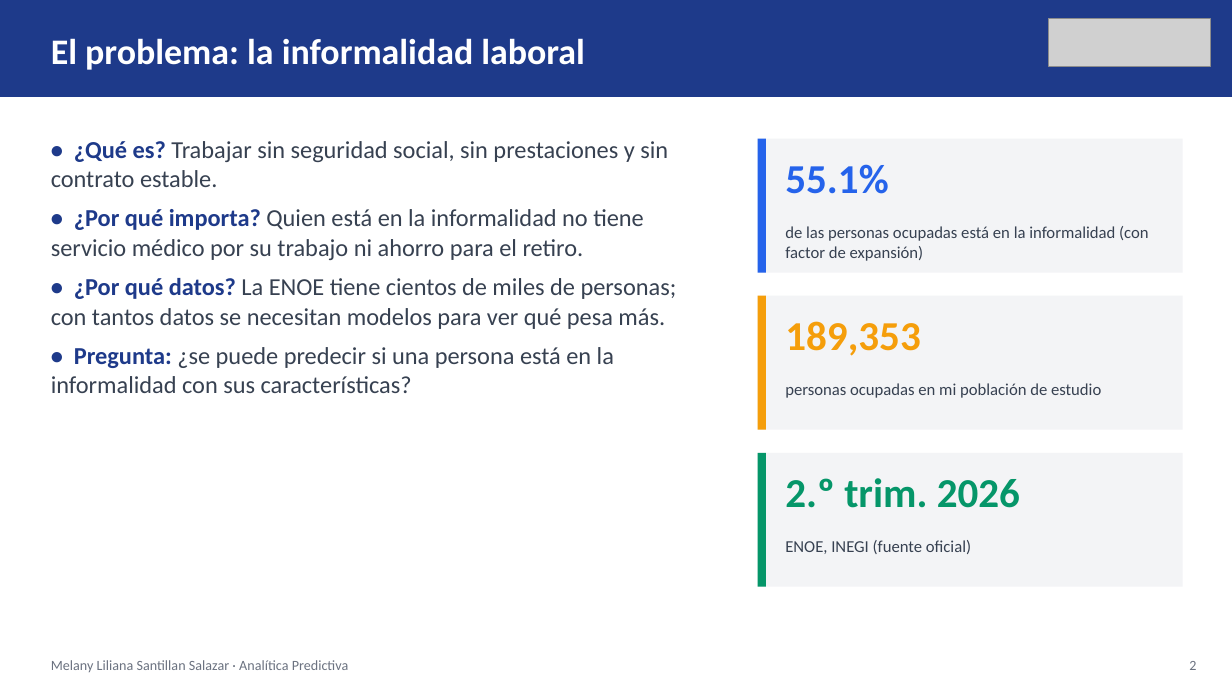
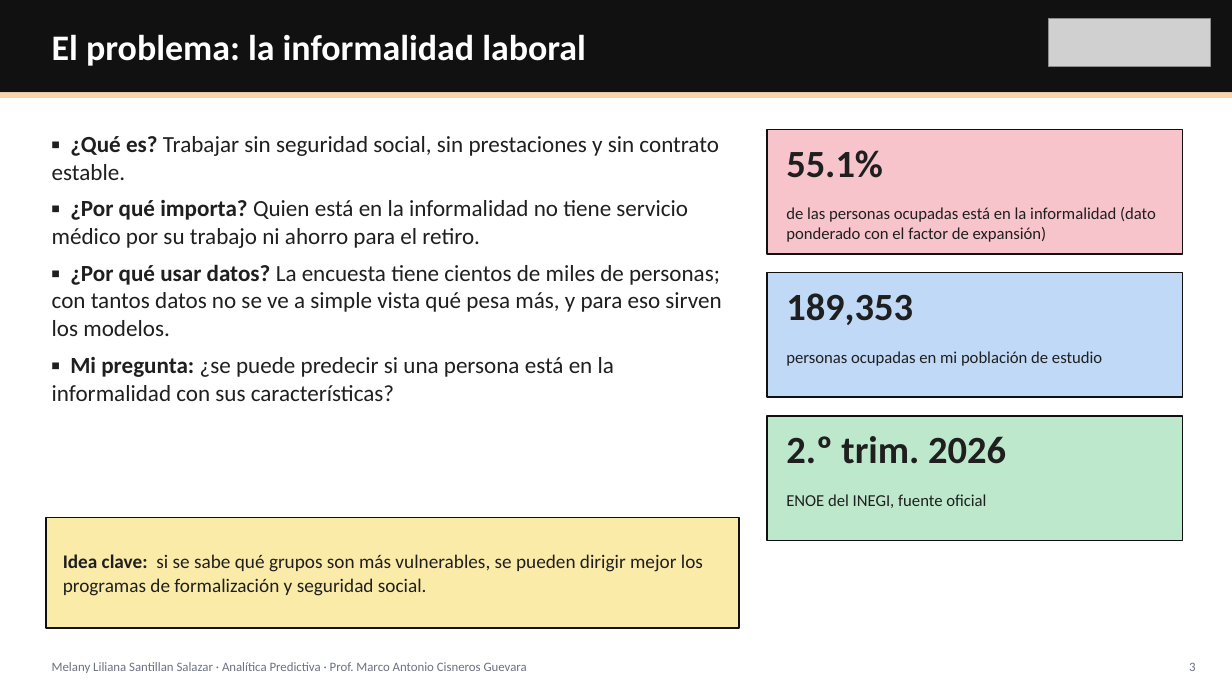
Before and after one commit to ivxnwww/Polymarket-UP-DOWN-5m, a slide deck: slide 3 of proyecto_enoe/Presentacion_Proyecto_ENOE.pptx (slide 2 before the commit). Drawn at 1232x693 pixels with LibreOffice and Linux fonts; fonts in the diff are those of the drawing; grey boxes stand for pictures. Boxes give left, top, right and bottom in pixels: in the first picture for what was removed or moved away, otherwise in the second. Text is boxed around its words. In the diff, an @@ line names an element or a change of style, - is before the commit and + after.

```diff
--- a/proyecto_enoe/Presentacion_Proyecto_ENOE.pptx
+++ b/proyecto_enoe/Presentacion_Proyecto_ENOE.pptx
@@ rectangle: place and size @@
-rectangle at [0, 0, 1232, 97]
+rectangle at [0, 0, 1232, 92]
@@ rectangle at [0, 0, 1232, 92]: fill #1E3A8A to #111111 @@
@@ text "El problema: la informalidad laboral" at [52, 34, 586, 66]: less space between paragraphs @@
@@ rectangle added at [0, 92, 1232, 98], fill #FBD3A8 @@
@@ text at [52, 136, 721, 401]: text changed; size 19 to 18 pt; text colour #374151 to #1F1F1F @@
-• ¿Qué es? Trabajar sin seguridad social, sin prestaciones y sin contrato estable.
-• ¿Por qué importa? Quien está en la informalidad no tiene servicio médico por su trabajo ni ahorro para el retiro.
-• ¿Por qué datos? La ENOE tiene cientos de miles de personas; con tantos datos se necesitan modelos para ver qué pesa más.
-• Pregunta: ¿se puede predecir si una persona está en la informalidad con sus características?
+▪ ¿Qué es? Trabajar sin seguridad social, sin prestaciones y sin contrato estable.
+▪ ¿Por qué importa? Quien está en la informalidad no tiene servicio médico por su trabajo ni ahorro para el retiro.
+▪ ¿Por qué usar datos? La encuesta tiene cientos de miles de personas; con tantos datos no se ve a simple vista qué pesa más, y para eso sirven los modelos.
+▪ Mi pregunta: ¿se puede predecir si una persona está en la informalidad con sus características?
@@ rectangle removed at [758, 139, 766, 273] @@
@@ rectangle: place and size @@
-rectangle at [758, 139, 1183, 273]
+rectangle at [767, 129, 1183, 254]
@@ rectangle at [767, 129, 1183, 254]: fill #F3F4F6 to #F8C4CC; outline none to #111111 1.25 pt @@
@@ text "55.1%": place and size @@
-text "55.1%" at [785, 164, 888, 194]
+text "55.1%" at [786, 150, 883, 178]
@@ text "55.1%" at [786, 150, 883, 178]: size 32 to 30 pt, text colour #2563EB to #1F1F1F; less space between paragraphs @@
@@ text at [786, 207, 1156, 242]: text changed; text colour #374151 to #1F1F1F @@
-de las personas ocupadas está en la informalidad (con factor de expansión)
+de las personas ocupadas está en la informalidad (dato ponderado con el factor de expansión)
@@ rectangle removed at [758, 296, 766, 430] @@
@@ rectangle: place and size @@
-rectangle at [758, 296, 1183, 430]
+rectangle at [767, 273, 1183, 397]
@@ rectangle at [767, 273, 1183, 397]: fill #F3F4F6 to #BFD9F7; outline none to #111111 1.25 pt @@
@@ text "189,353": place and size @@
-text "189,353" at [785, 321, 920, 356]
+text "189,353" at [786, 293, 913, 325]
@@ text "189,353" at [786, 293, 913, 325]: size 32 to 30 pt, text colour #F59E0B to #1F1F1F; less space between paragraphs @@
@@ text "personas ocupadas en mi población ...": place and size @@
-text "personas ocupadas en mi población ..." at [785, 383, 1101, 398]
+text "personas ocupadas en mi población ..." at [786, 351, 1102, 366]
@@ text "personas ocupadas en mi población ..." at [786, 351, 1102, 366]: text colour #374151 to #1F1F1F; less space between paragraphs @@
@@ rectangle: place and size @@
-rectangle at [758, 453, 1183, 587]
+rectangle at [767, 416, 1183, 541]
@@ rectangle at [767, 416, 1183, 541]: fill #F3F4F6 to #BDE8CB; outline none to #111111 1.25 pt @@
@@ text "2.º trim. 2026": place and size @@
-text "2.º trim. 2026" at [785, 478, 1020, 508]
+text "2.º trim. 2026" at [786, 436, 1006, 464]
@@ text "2.º trim. 2026" at [786, 436, 1006, 464]: size 32 to 30 pt, text colour #059669 to #1F1F1F; less space between paragraphs @@
@@ rectangle removed at [758, 453, 766, 587] @@
@@ text at [786, 494, 986, 508]: text changed; text colour #374151 to #1F1F1F @@
-ENOE, INEGI (fuente oficial)
+ENOE del INEGI, fuente oficial
@@ rectangle added at [46, 518, 739, 628], fill #FBEBA8, outline #111111 1.25 pt @@
@@ text added at [63, 554, 703, 596], 15 pt, text #1F1F1F @@
+Idea clave: si se sabe qué grupos son más vulnerables, se pueden dirigir mejor los programas de formalización y seguridad social.
@@ text at [52, 662, 527, 673]: text changed; size 11 to 10 pt @@
-Melany Liliana Santillan Salazar · Analítica Predictiva
+Melany Liliana Santillan Salazar · Analítica Predictiva · Prof. Marco Antonio Cisneros Guevara
```
Also in this commit, not shown: 13 other slides changed, 10 slides added, 3 slides removed, 23 other files.
